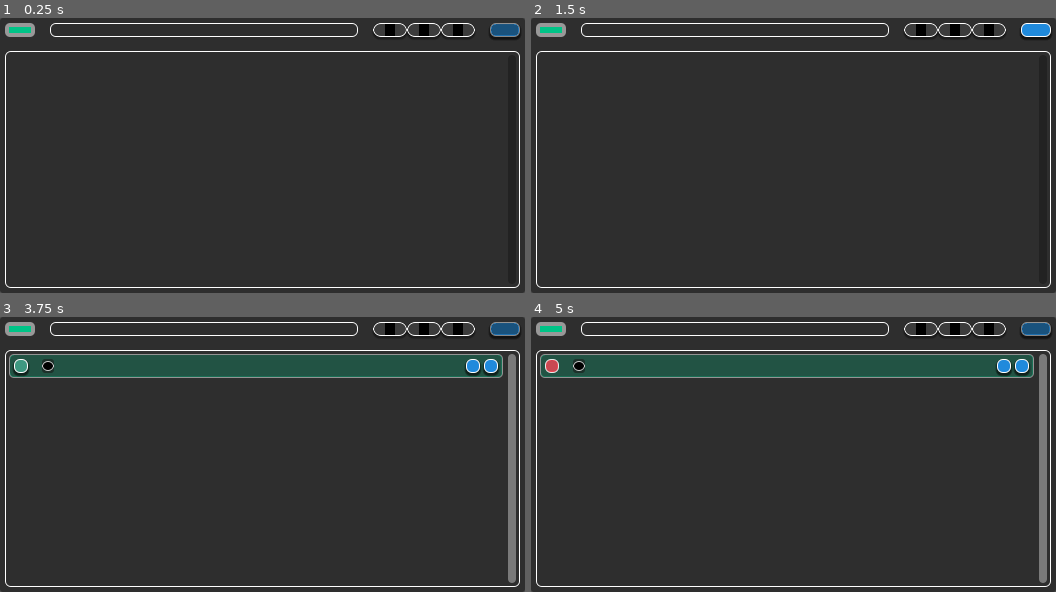
Above: before the commit, frames 1-4 (two rows, left to right).
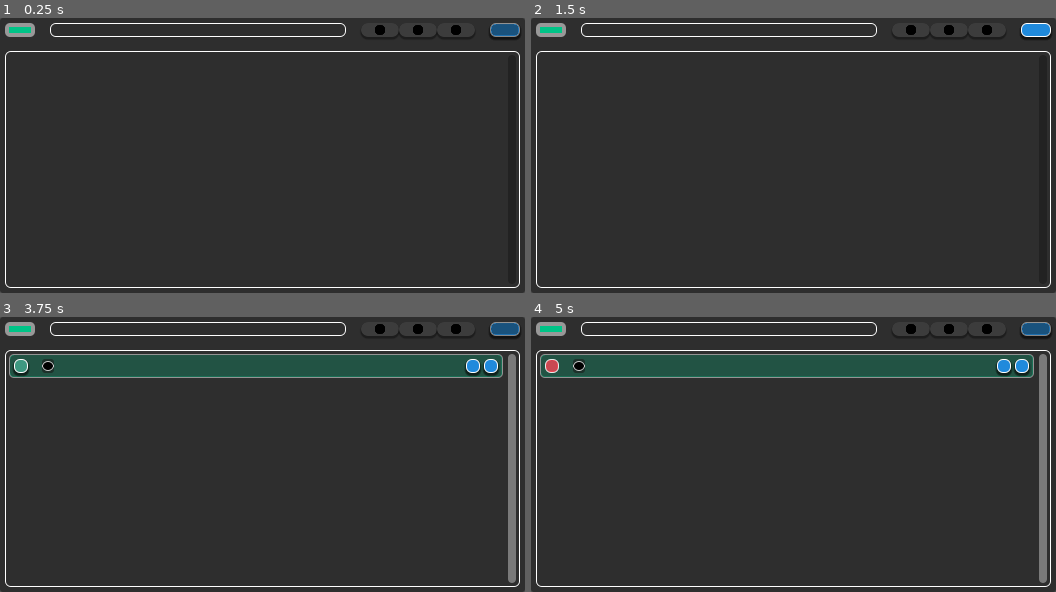
Above: after the commit, the same moments.

Repository: the0neWhoKnocks/godot.egg-timer
Game: Godot game, scene res://scenes/app.tscn
Same seed, same stepped clock (60 frames per second), same inputs: the game is played once before the commit and once after it.
Inputs (mouse positions are in pixels of both pictures, inside the frame that each line leads up to):
- Up to frame 1 (0.25 s): no input
- Up to frame 2 (1.5 s): click (735, 29) at 0.52 s; type "Alex" at 0.6 s; click "" at 1.25 s
- Up to frame 3 (3.75 s): click "+" at 2 s; click "" at 2.75 s; click "+" at 3.5 s
- Up to frame 4 (5 s): click "" at 4.25 s

The runs differ from the first frame. In frame 1, 0.6% of the frame differs, in the area x 64-91%, y 1-7%; in frame 2, 0.6%; in frame 3, 0.6%; in frame 4, 0.6%.

Commit message:
feat: Subtle DigiInput styling

Diff:
--- a/scenes/app.tscn
+++ b/scenes/app.tscn
@@ -19,7 +19,7 @@
 [sub_resource type="StyleBoxEmpty" id="StyleBoxEmpty_llela"]
 
 [sub_resource type="StyleBoxFlat" id="StyleBoxFlat_awiwq"]
-bg_color = Color(0, 0, 0, 1)
+bg_color = Color(0.23529412, 0.23529412, 0.23529412, 1)
 corner_radius_top_left = 10
 corner_radius_top_right = 10
 corner_radius_bottom_right = 10
@@ -28,7 +28,7 @@
 shadow_offset = Vector2(0, 2)
 
 [sub_resource type="StyleBoxFlat" id="StyleBoxFlat_ljqyw"]
-bg_color = Color(0, 0, 0, 1)
+bg_color = Color(0.23529412, 0.23529412, 0.23529412, 1)
 corner_radius_top_left = 10
 corner_radius_top_right = 10
 corner_radius_bottom_right = 10
@@ -37,7 +37,7 @@
 shadow_offset = Vector2(0, 2)
 
 [sub_resource type="StyleBoxFlat" id="StyleBoxFlat_jv7dx"]
-bg_color = Color(0, 0, 0, 1)
+bg_color = Color(0.23529412, 0.23529412, 0.23529412, 1)
 corner_radius_top_left = 10
 corner_radius_top_right = 10
 corner_radius_bottom_right = 10
@@ -117,24 +117,27 @@
 [node name="HoursInput" parent="Body/TimerFormSpacing/TimerForm" unique_id=2088483096 instance=ExtResource("2_awiwq")]
 layout_mode = 2
 theme_override_styles/panel = SubResource("StyleBoxFlat_awiwq")
+border_size = 2
 max_value = 24
 
 [node name="Colon1" type="Label" parent="Body/TimerFormSpacing/TimerForm" unique_id=241902242]
 layout_mode = 2
 text = ":"
 
-[node name="MinutesInput" parent="Body/TimerFormSpacing/TimerForm" unique_id=975086022 instance=ExtResource("2_awiwq")]
+[node name="MinutesInput" parent="Body/TimerFormSpacing/TimerForm" unique_id=1165783813 instance=ExtResource("2_awiwq")]
 layout_mode = 2
 theme_override_styles/panel = SubResource("StyleBoxFlat_ljqyw")
+border_size = 2
 max_value = 59
 
 [node name="Colon2" type="Label" parent="Body/TimerFormSpacing/TimerForm" unique_id=234184751]
 layout_mode = 2
 text = ":"
 
-[node name="SecondsInput" parent="Body/TimerFormSpacing/TimerForm" unique_id=150026467 instance=ExtResource("2_awiwq")]
+[node name="SecondsInput" parent="Body/TimerFormSpacing/TimerForm" unique_id=2022904618 instance=ExtResource("2_awiwq")]
 layout_mode = 2
 theme_override_styles/panel = SubResource("StyleBoxFlat_jv7dx")
+border_size = 2
 max_value = 59
 
 [node name="Spacer3" type="Panel" parent="Body/TimerFormSpacing/TimerForm" unique_id=1078795517]
--- a/scenes/digi_input.tscn
+++ b/scenes/digi_input.tscn
@@ -5,7 +5,7 @@
 [ext_resource type="FontFile" uid="uid://wjkb1ug2d3e2" path="res://assets/fonts/Font-Awesome-7-Free-Solid-900.otf" id="3_6ko8a"]
 
 [sub_resource type="StyleBoxFlat" id="StyleBoxFlat_6ko8a"]
-bg_color = Color(0, 0, 0, 1)
+bg_color = Color(0.23529412, 0.23529412, 0.23529412, 1)
 corner_radius_top_left = 10
 corner_radius_top_right = 10
 corner_radius_bottom_right = 10
@@ -15,12 +15,12 @@
 
 [sub_resource type="StyleBoxFlat" id="StyleBoxFlat_5dxur"]
 content_margin_left = 8.0
-content_margin_right = 4.0
-bg_color = Color(0.23392546, 0.23392549, 0.23392531, 1)
+content_margin_right = 6.0
+bg_color = Color(0.23529412, 0.23529412, 0.23529412, 0)
 border_width_left = 1
 border_width_top = 1
 border_width_bottom = 1
-border_color = Color(1, 1, 1, 1)
+border_color = Color(0.23529412, 0.23529412, 0.23529412, 0)
 corner_radius_top_left = 10
 corner_radius_bottom_left = 10
 
@@ -29,16 +29,20 @@
 bg_color = Color(0, 0, 0, 1)
 border_width_top = 1
 border_width_bottom = 1
-border_color = Color(1, 1, 1, 1)
+border_color = Color(0.23529412, 0.23529412, 0.23529412, 0)
+corner_radius_top_left = 4
+corner_radius_top_right = 4
+corner_radius_bottom_right = 4
+corner_radius_bottom_left = 4
 
 [sub_resource type="StyleBoxFlat" id="StyleBoxFlat_48ytq"]
-content_margin_left = 4.0
+content_margin_left = 6.0
 content_margin_right = 8.0
-bg_color = Color(0.23529412, 0.23529412, 0.23529412, 1)
+bg_color = Color(0.23529412, 0.23529412, 0.23529412, 0)
 border_width_top = 1
 border_width_right = 1
 border_width_bottom = 1
-border_color = Color(1, 1, 1, 1)
+border_color = Color(0.23529412, 0.23529412, 0.23529412, 0)
 corner_radius_top_right = 10
 corner_radius_bottom_right = 10
 
@@ -53,7 +57,9 @@
 
 [node name="SubBtn" type="Button" parent="Row" unique_id=2001673604]
 layout_mode = 2
+theme_override_colors/font_color = Color(1, 1, 1, 0.627451)
 theme_override_fonts/font = ExtResource("3_6ko8a")
+theme_override_font_sizes/font_size = 12
 theme_override_styles/normal = SubResource("StyleBoxFlat_5dxur")
 theme_override_styles/pressed = SubResource("StyleBoxFlat_5dxur")
 theme_override_styles/hover = SubResource("StyleBoxFlat_5dxur")
@@ -73,7 +79,9 @@
 
 [node name="AddBtn" type="Button" parent="Row" unique_id=179590527]
 layout_mode = 2
+theme_override_colors/font_color = Color(1, 1, 1, 0.627451)
 theme_override_fonts/font = ExtResource("3_6ko8a")
+theme_override_font_sizes/font_size = 12
 theme_override_styles/normal = SubResource("StyleBoxFlat_48ytq")
 theme_override_styles/pressed = SubResource("StyleBoxFlat_48ytq")
 theme_override_styles/hover = SubResource("StyleBoxFlat_48ytq")
--- a/scripts/DigiInput.gd
+++ b/scripts/DigiInput.gd
@@ -17,10 +17,9 @@
     if not is_node_ready(): await ready
 
     Utils.update_stylebox(
-      [Utils.StyleBoxState.NORMAL],
+      [Utils.StyleBoxState.PANEL],
       [
-        [sub_btn, ["bg_color"]],
-        [add_btn, ["bg_color"]],
+        [self, ["bg_color"]],
       ],
       btn_color,
     )
